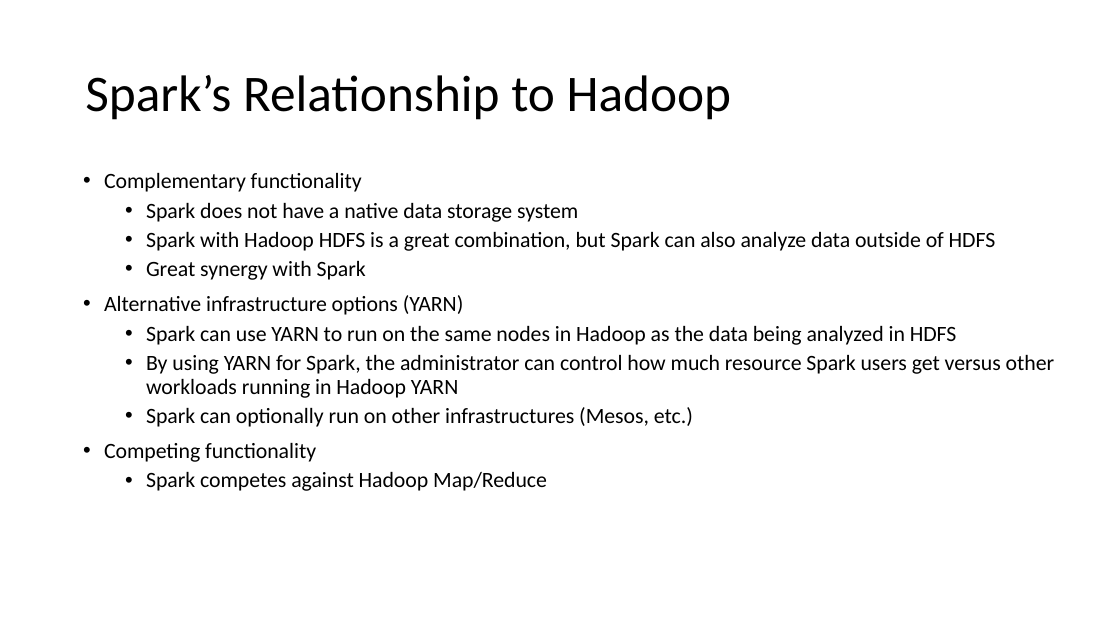
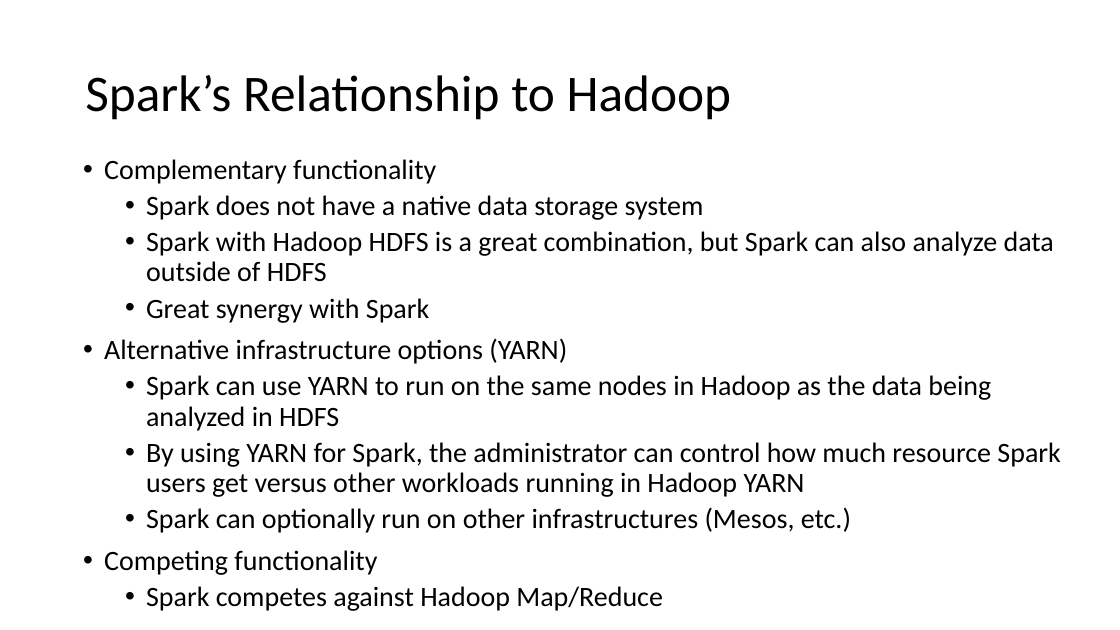
Before and after one commit to MooyoungLee/learn-spark, a slide deck: slide 5 of Presentation/Learning Spark 2017.pptx. Drawn at 1120x630 pixels with LibreOffice and Linux fonts; fonts in the diff are those of the drawing. Boxes give left, top, right and bottom in pixels: in the first picture for what was removed or moved away, otherwise in the second. Text is boxed around its words. In the diff, an @@ line names an element or a change of style, - is before the commit and + after.

```diff
--- a/Presentation/Learning Spark 2017.pptx
+++ b/Presentation/Learning Spark 2017.pptx
@@ text "Complementary functionality": place and size @@
-text "Complementary functionality" at [104,173,1054,491]
+text "Complementary functionality" at [104,159,1060,533]
@@ text "Complementary functionality" at [104,159,1060,533]: size 18.7 to 24 pt @@
```
Also in this commit, not shown: 22 other slides changed, 8 slides added, 9 slides removed.
